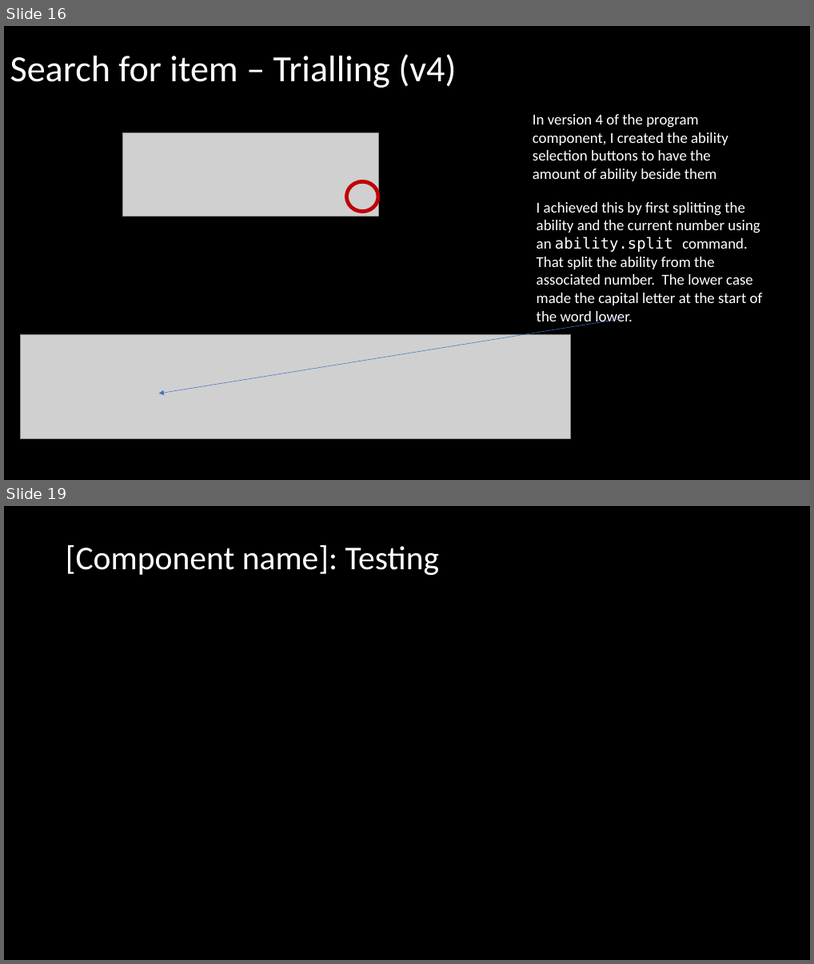
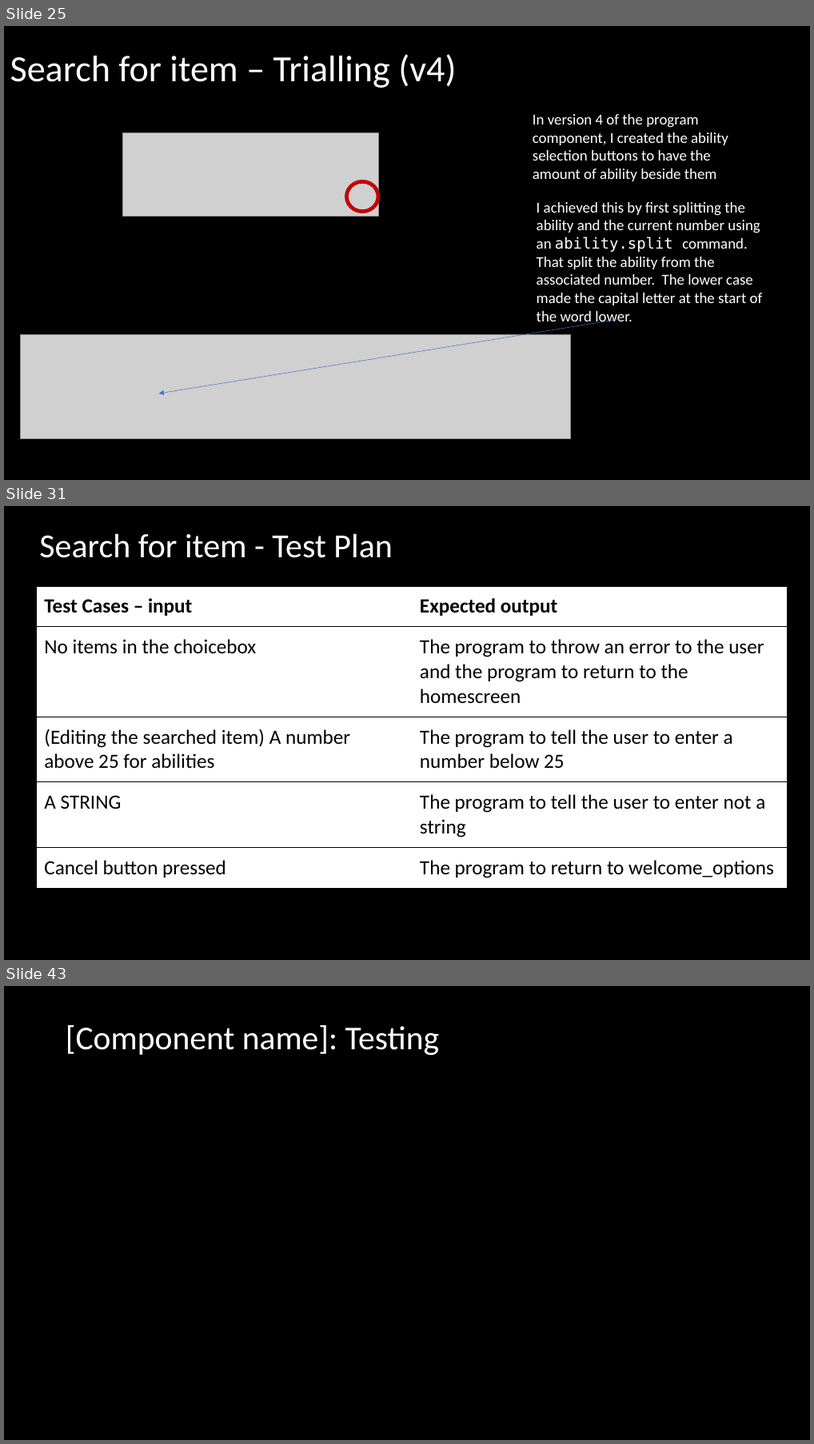
Before and after one commit to Joepapa101/2.7---2.8-Assessment, a slide deck: 2.7 and 2.8 Documentation Template.pptx. Shown one above the other, each under a label of ours: slides 16 and 19 before the commit, slides 25, 31 and 43 after it; the slides between them are not shown. The pictures are 814x964 and 814x1444 pixels, drawn with LibreOffice and Linux fonts; fonts in the diff are those of the drawing; grey boxes stand for pictures. Boxes give left, top, right and bottom in pixels: in the first picture for what was removed or moved away, otherwise in the second. Text is boxed around its words. In the diff, an @@ line names an element or a change of style, - is before the commit and + after.

```diff
--- a/2.7 and 2.8 Documentation Template.pptx
+++ b/2.7 and 2.8 Documentation Template.pptx
@@ slide 31 added at <box>4,506,810,960</box>, background #000000 @@
@@ title added at <box>39,534,392,558</box>, 40 pt, text #FFFFFF @@
+Search for item - Test Plan
@@ table added at <box>36,586,787,884</box>, 5 rows, 2 columns @@
+Test Cases – input | Expected output
+No items in the choicebox | The program to throw an error to the user and the program to return to the homescreen
+(Editing the searched item) A number above 25 for abilities | The program to tell the user to enter a number below 25
+A STRING | The program to tell the user to enter not a string
+Cancel button pressed | The program to return to welcome_options
@@ what was slide 16 is now slide 25 @@
@@ what was slide 19 is now slide 43 @@
```
Also in this commit, not shown: 5 slides changed, 24 other slides added, 1 slide removed, 10 other files.
